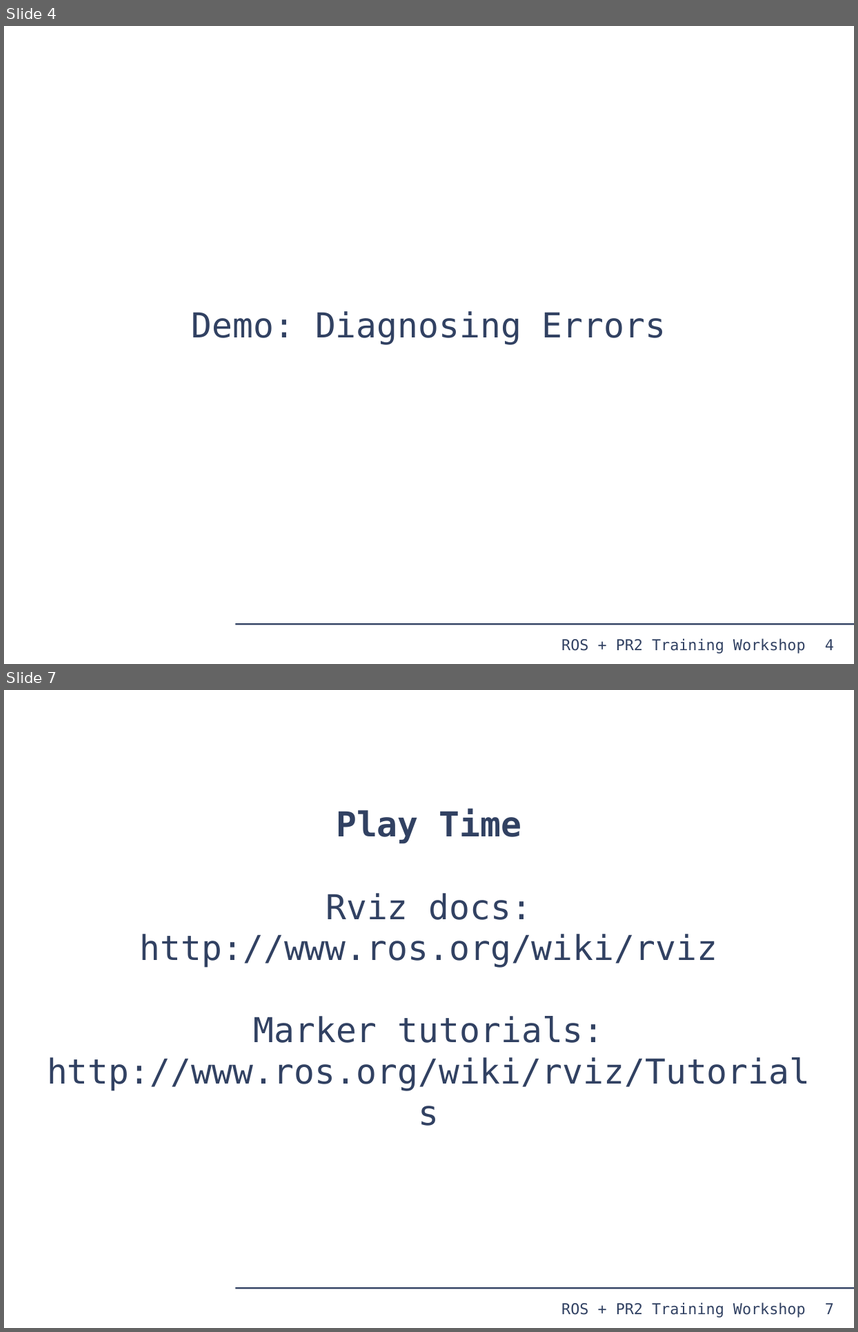
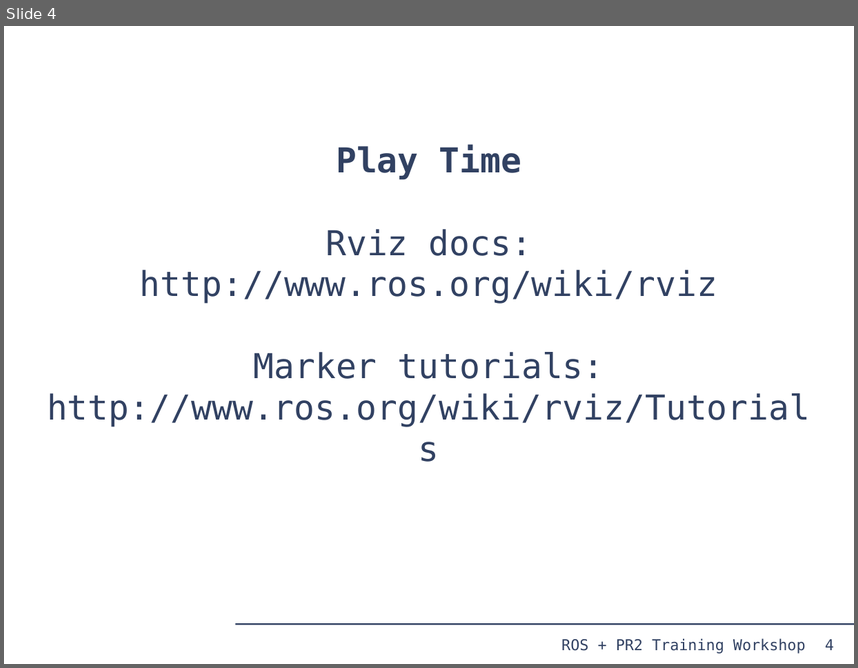
Before and after one commit to PR2/pr2_docs, a slide deck: pr2_training_workshop/rviz/rviz.odp. Shown one above the other, each under a label of ours: slides 4 and 7 before the commit, slide 4 after it; the slides between them are not shown. The pictures are 858x1332 and 858x668 pixels, drawn with LibreOffice and Linux fonts; fonts in the diff are those of the drawing. Boxes give left, top, right and bottom in pixels: in the first picture for what was removed or moved away, otherwise in the second. Text is boxed around its words. In the diff, an @@ line names an element or a change of style, - is before the commit and + after.

```diff
--- a/pr2_training_workshop/rviz/rviz.odp
+++ b/pr2_training_workshop/rviz/rviz.odp
@@ slide 4 removed at [4, 26, 854, 664], background #FFFFFF; not listed: 3 template elements that a slide beside it also shows @@
@@ subtitle removed at [192, 311, 666, 345] @@
-Demo: Diagnosing Errors
@@ what was slide 7 is now slide 4 @@
@@ page number at [825, 639, 834, 650]: text changed @@
-7
+4
```
Also in this commit, not shown: 1 slide changed, 2 other slides removed.
